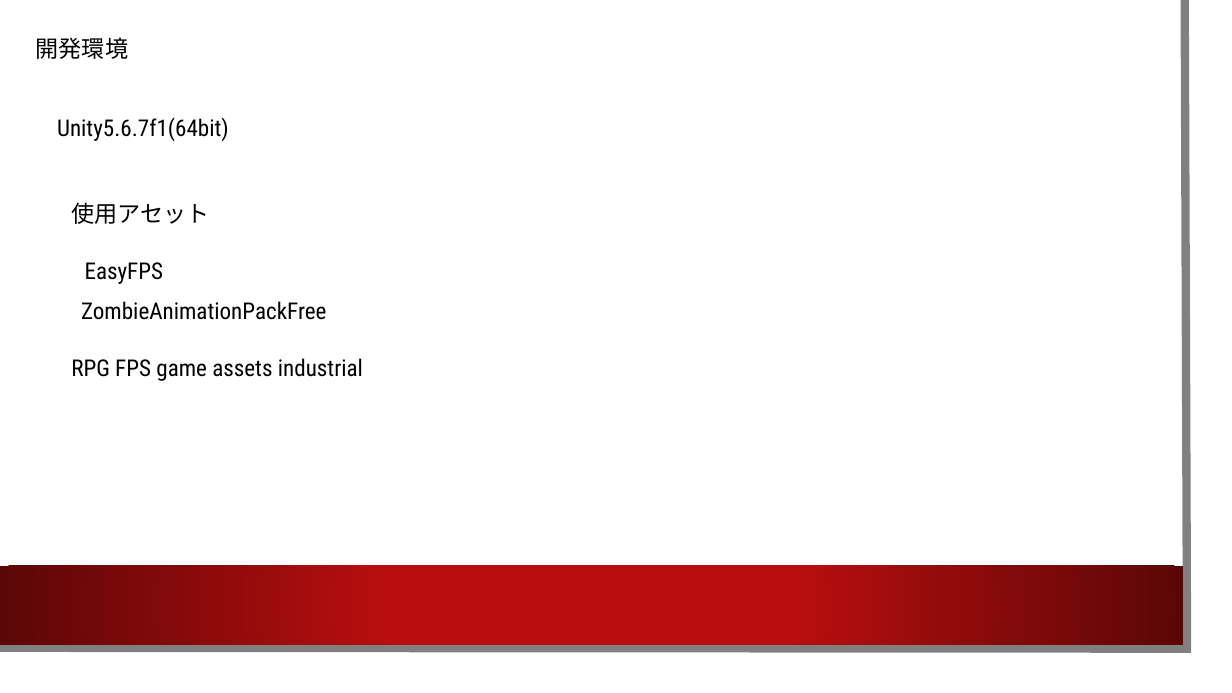
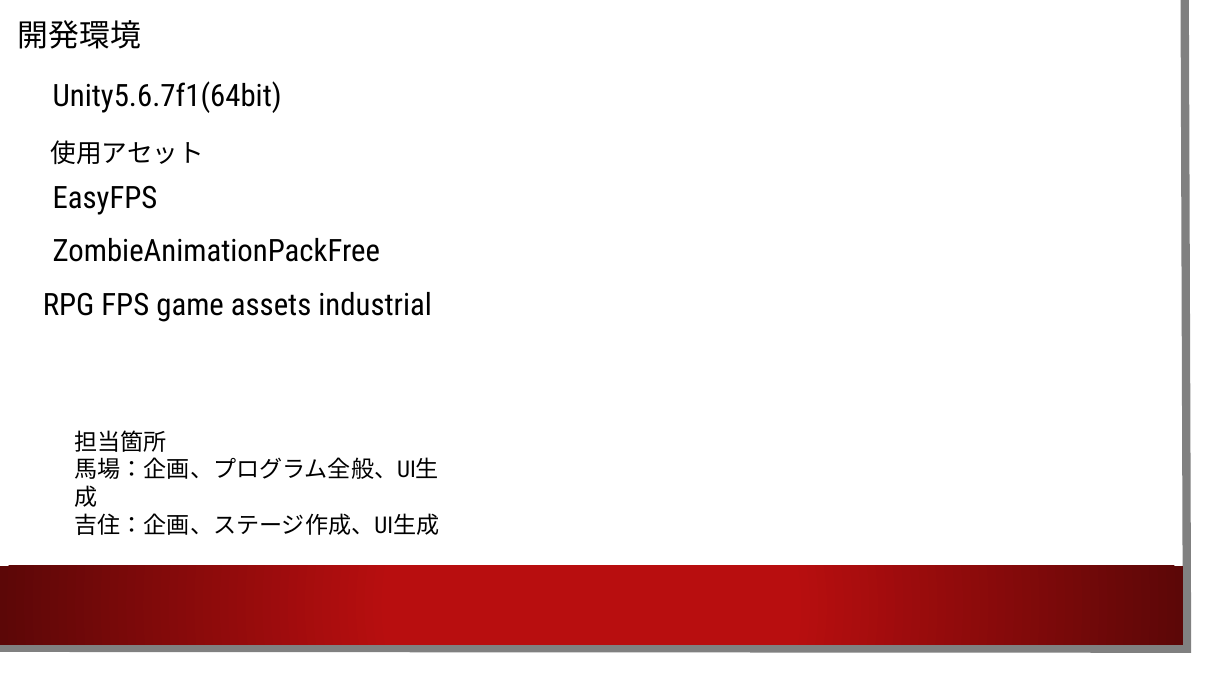
Before and after one commit to toruSIF378/UnityZombie, a slide deck: slide 5 of Zombie.pptx. Drawn at 1232x693 pixels with LibreOffice and Linux fonts; fonts in the diff are those of the drawing; background and template pictures are left out. Boxes give left, top, right and bottom in pixels: in the first picture for what was removed or moved away, otherwise in the second. Text is boxed around its words. In the diff, an @@ line names an element or a change of style, - is before the commit and + after.

```diff
--- a/Zombie.pptx
+++ b/Zombie.pptx
@@ text "開発環境": place and size @@
-text "開発環境" at <box>36,37,128,59</box>
+text "開発環境" at <box>18,20,141,49</box>
@@ text "Unity5.6.7f1(64bit)": place and size @@
-text "Unity5.6.7f1(64bit)" at <box>57,117,229,141</box>
+text "Unity5.6.7f1(64bit)" at <box>53,81,282,113</box>
@@ text "使用アセット": place and size @@
-text "使用アセット" at <box>71,202,209,224</box>
+text "使用アセット" at <box>50,140,204,164</box>
@@ text "使用アセット" at <box>50,140,204,164</box>: size 18 to 20 pt @@
@@ text "EasyFPS": place and size @@
-text "EasyFPS" at <box>85,262,164,284</box>
+text "EasyFPS" at <box>53,185,158,215</box>
@@ text "ZombieAnimationPackFree": place and size @@
-text "ZombieAnimationPackFree" at <box>81,301,326,320</box>
+text "ZombieAnimationPackFree" at <box>53,238,380,262</box>
@@ size 18 to 24 pt in 5 elements at <box>18,20,141,49</box>, <box>53,81,282,113</box>, <box>53,185,158,215</box>, <box>53,238,380,262</box>, <box>43,292,432,322</box> @@
@@ text "RPG FPS game assets industrial": place and size @@
-text "RPG FPS game assets industrial" at <box>71,358,363,381</box>
+text "RPG FPS game assets industrial" at <box>43,292,432,322</box>
@@ text added at <box>75,430,440,535</box>, 18 pt, text #000000 @@
+担当箇所
+馬場：企画、プログラム全般、UI生成
+吉住：企画、ステージ作成、UI生成
```
Also in this commit, not shown: 1 other slide changed, 2 slides added, 1 slide removed.
